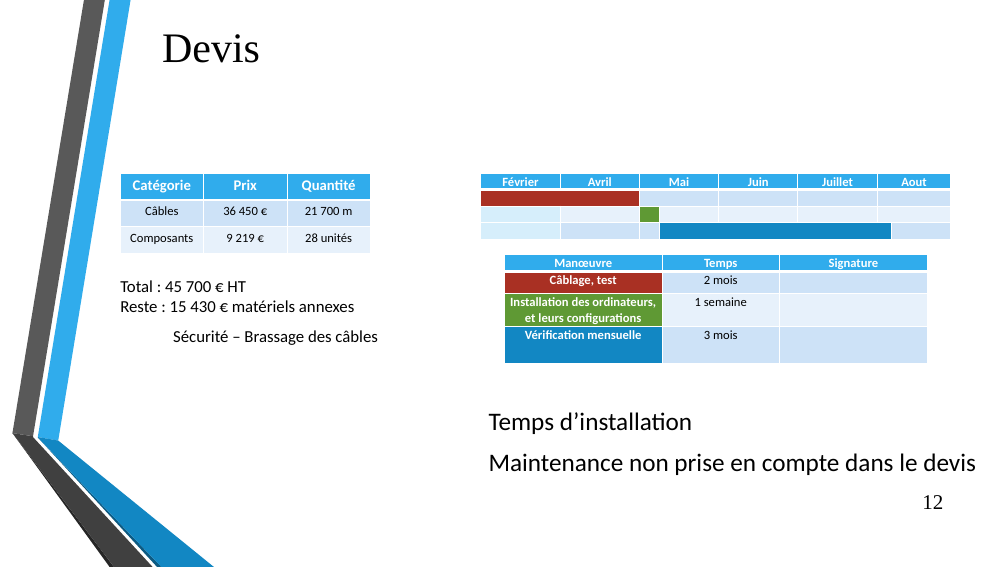
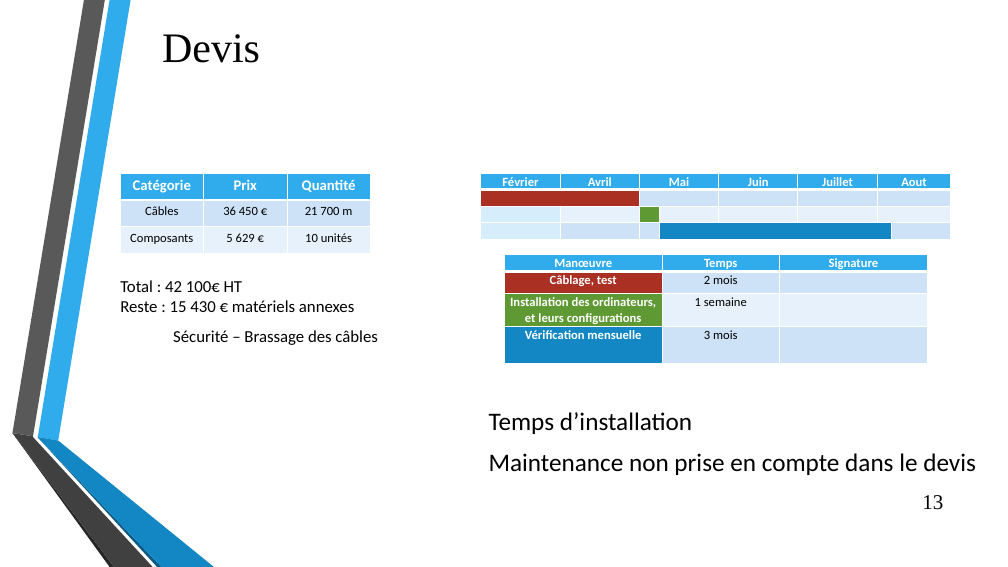
Before and after one commit to Efiria/Carnofluxe, a slide deck: slide 13 of Presentation2.pptx (slide 12 before the commit). Drawn at 1008x567 pixels with LibreOffice and Linux fonts; fonts in the diff are those of the drawing; background and template pictures are left out. Boxes give left, top, right and bottom in pixels: in the first picture for what was removed or moved away, otherwise in the second. Text is boxed around its words. In the diff, an @@ line names an element or a change of style, - is before the commit and + after.

Commit message:
Presentation

```diff
--- a/Presentation2.pptx
+++ b/Presentation2.pptx
@@ table at bbox=[120, 173, 370, 253] @@
-row 3, column 2: 9 219 €
+row 3, column 2: 5 629 €
-row 3, column 3: 28 unités
+row 3, column 3: 10 unités
@@ text at bbox=[120, 280, 354, 312]: text changed @@
-Total : 45 700 € HT
-Reste : 15 430 € matériels annexes
+Total : 42 100€ HT
+Reste : 15 430 € matériels annexes
@@ page number at bbox=[922, 495, 943, 510]: text changed @@
-12
+13
```
Also in this commit, not shown: 3 other slides changed, 2 slides added, 1 slide removed, 1 other file.
